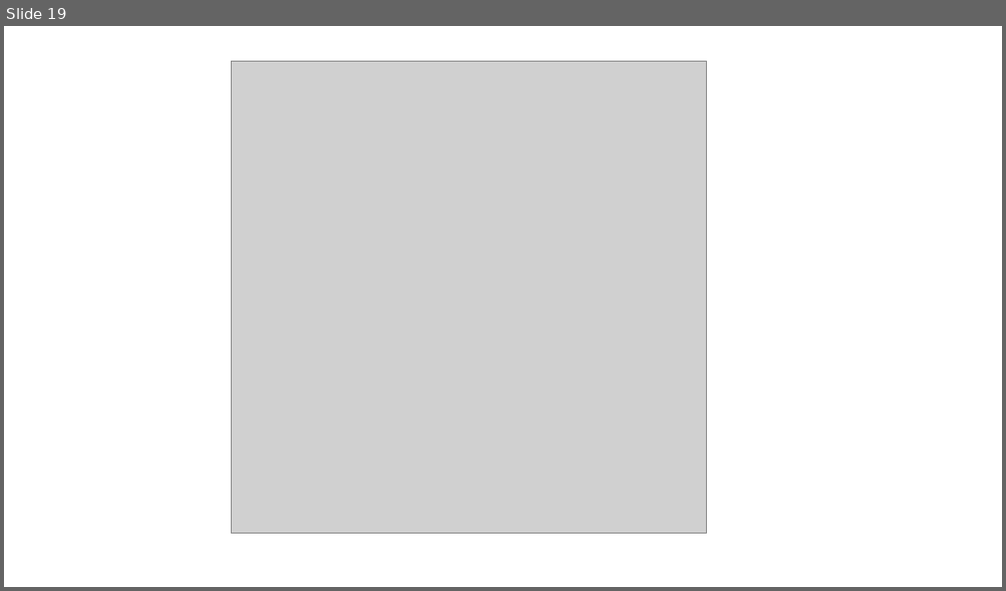
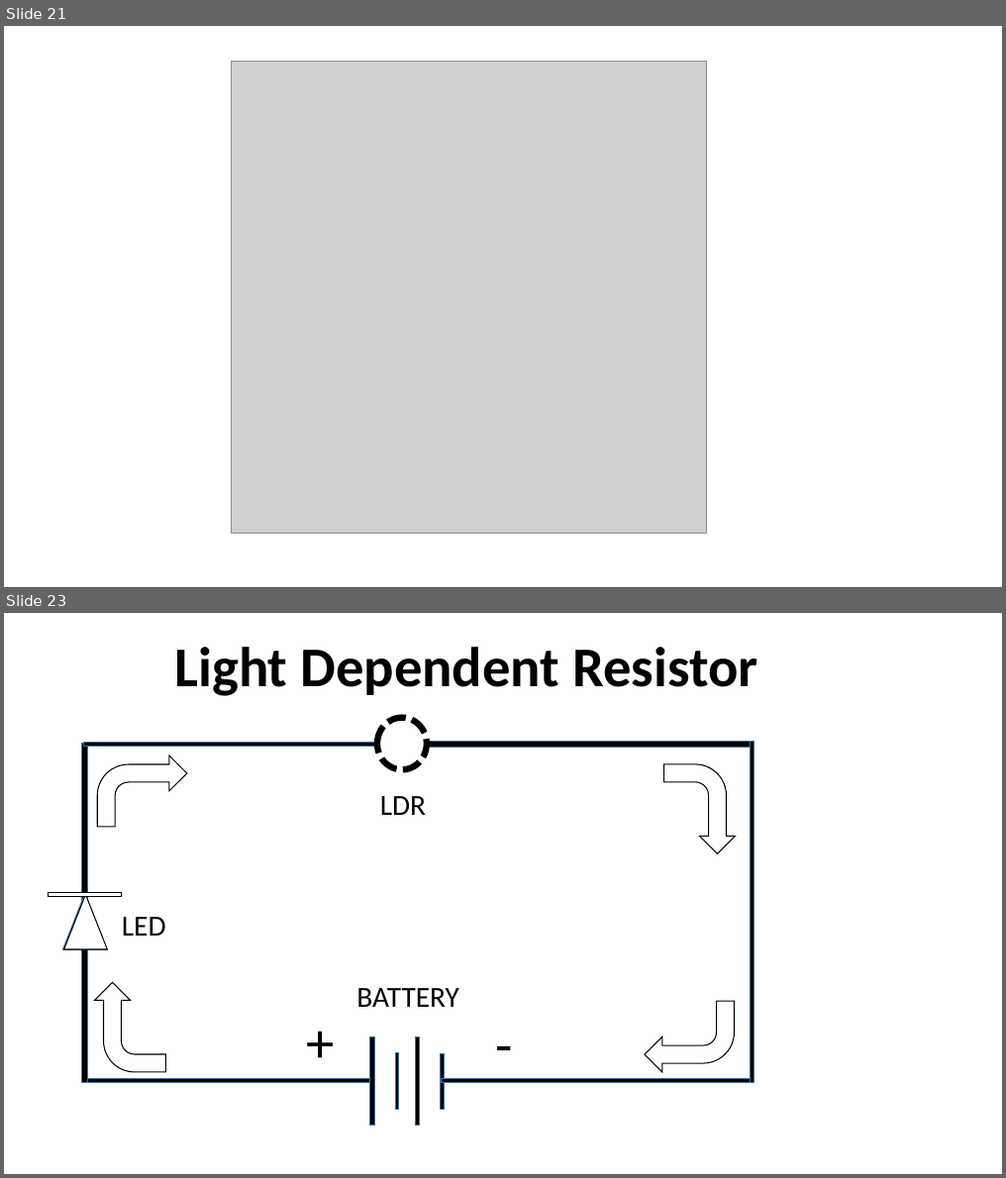
Before and after one commit to infocelab/embedded-projects, a slide deck: Documents/projects for schools.pptx. Shown one above the other, each under a label of ours: slide 19 before the commit, slides 21 and 23 after it; the slides between them are not shown. The pictures are 1006x591 and 1006x1178 pixels, drawn with LibreOffice and Linux fonts; fonts in the diff are those of the drawing; grey boxes stand for pictures. Boxes give left, top, right and bottom in pixels: in the first picture for what was removed or moved away, otherwise in the second. Text is boxed around its words. In the diff, an @@ line names an element or a change of style, - is before the commit and + after.

```diff
--- a/Documents/projects for schools.pptx
+++ b/Documents/projects for schools.pptx
@@ slide 23 added at <box>4,613,1002,1174</box>, background #FFFFFF @@
@@ text added at <box>174,647,758,696</box>, 54 pt, text #000000, bold @@
+Light Dependent Resistor
@@ ellipse added at <box>377,718,427,770</box>, fill #FFFFFF, outline #000000 6 pt dashed @@
@@ rectangle added at <box>82,744,88,1083</box>, fill #000000, outline #43739E 1 pt @@
@@ rectangle added at <box>84,742,375,746</box>, fill #000000, outline #43739E 1 pt @@
@@ bent arrow added at <box>98,756,187,827</box>, fill #FFFFFF, outline #000000 1 pt @@
@@ rectangle added at <box>430,741,750,747</box>, fill #000000, outline #43739E 1 pt @@
@@ rectangle added at <box>749,742,753,1083</box>, fill #000000, outline #43739E 1 pt @@
@@ bent arrow added at <box>664,764,735,855</box>, fill #FFFFFF, outline #000000 1 pt @@
@@ text added at <box>380,796,426,815</box>, 28 pt, text #000000 @@
+LDR
@@ rectangle added at <box>49,893,122,897</box>, fill #FFFFFF, outline #000000 1 pt @@
@@ triangle added at <box>63,894,107,950</box>, fill #5B9BD5, outline #43739E 1 pt @@
@@ triangle added at <box>63,894,107,950</box>, fill #FFFFFF, outline #000000 1 pt @@
@@ text added at <box>122,917,166,936</box>, 28 pt, text #000000 @@
+LED
@@ bent arrow added at <box>95,982,166,1072</box>, fill #FFFFFF, outline #000000 1 pt @@
@@ text added at <box>356,988,459,1007</box>, 28 pt, text #000000 @@
+BATTERY
@@ text added at <box>296,1004,346,1079</box>, 54 pt, text #000000 @@
++
@@ text added at <box>479,1005,529,1081</box>, 54 pt, text #000000 @@
+-
@@ bent arrow added at <box>645,1001,735,1072</box>, fill #FFFFFF, outline #000000 1 pt @@
@@ rectangle added at <box>369,1037,375,1126</box>, fill #000000, outline #43739E 1 pt @@
@@ rectangle added at <box>395,1053,399,1110</box>, fill #000000, outline #43739E 1 pt @@
@@ rectangle added at <box>416,1037,419,1126</box>, fill #000000, outline #43739E 1 pt @@
@@ rectangle added at <box>440,1055,444,1110</box>, fill #000000, outline #43739E 1 pt @@
@@ rectangle added at <box>85,1079,370,1083</box>, fill #000000, outline #43739E 1 pt @@
@@ rectangle added at <box>442,1079,753,1083</box>, fill #000000, outline #43739E 1 pt @@
@@ what was slide 19 is now slide 21 @@
```
Also in this commit, not shown: 8 slides changed, 4 other slides added, 1 slide removed.
